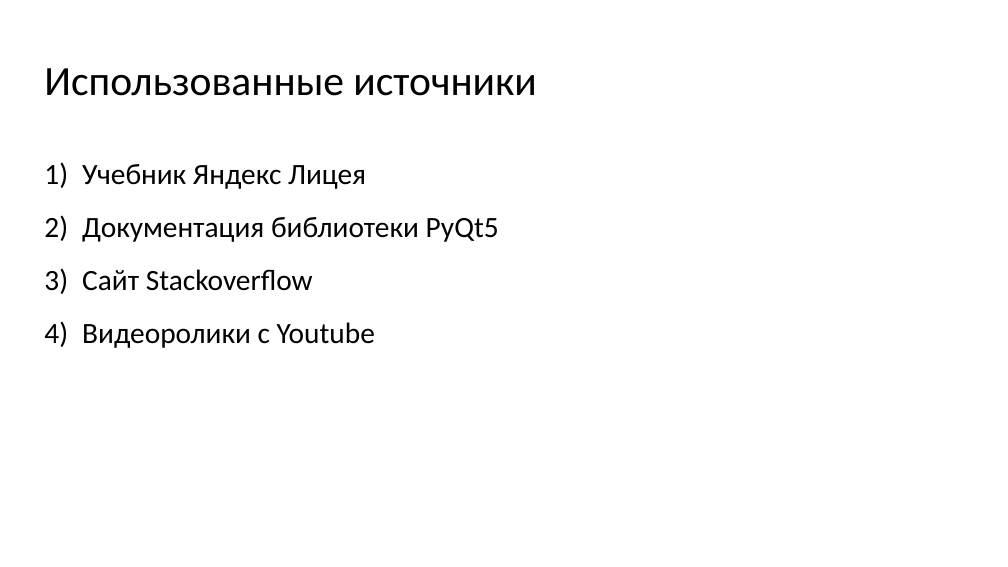
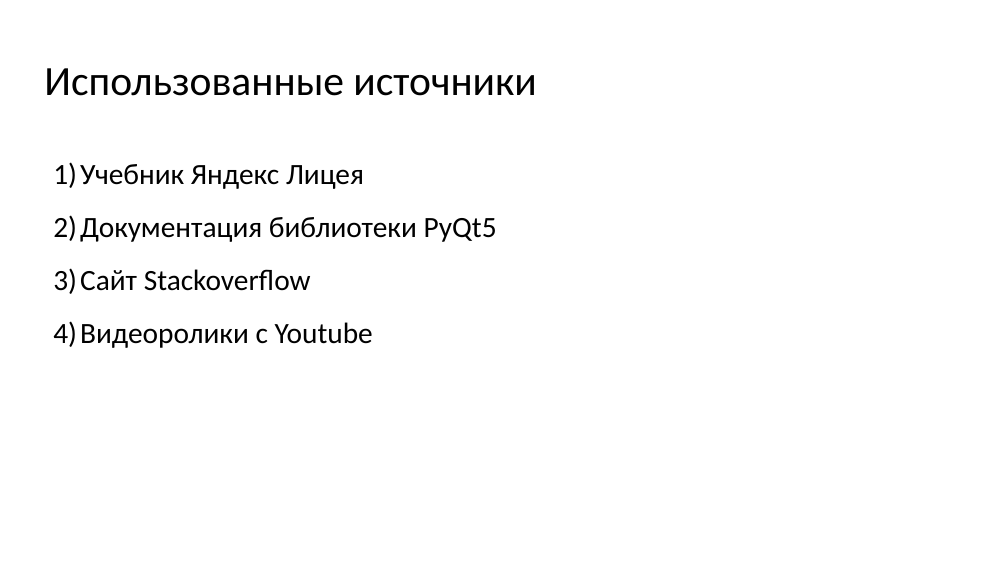
Before and after one commit to rogachyov/YandexGame, a slide deck: slide 4 of Презентация Microsoft PowerPoint.pptx. Drawn at 1008x567 pixels with LibreOffice and Linux fonts; fonts in the diff are those of the drawing; background and template pictures are left out. Boxes give left, top, right and bottom in pixels: in the first picture for what was removed or moved away, otherwise in the second. Text is boxed around its words. In the diff, an @@ line names an element or a change of style, - is before the commit and + after.

```diff
--- a/Презентация Microsoft PowerPoint.pptx
+++ b/Презентация Microsoft PowerPoint.pptx
@@ text "Учебник Яндекс Лицея" at [80, 164, 497, 348]: highlight #FFFFFF to #000000; indent changed @@
```
Also in this commit, not shown: 2 other slides changed, 10 other files.
